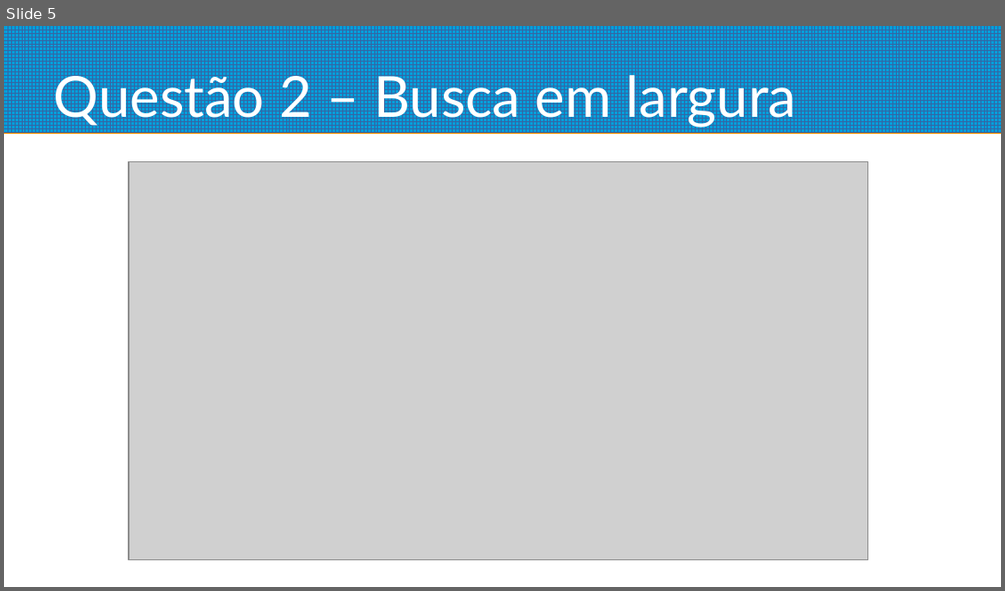
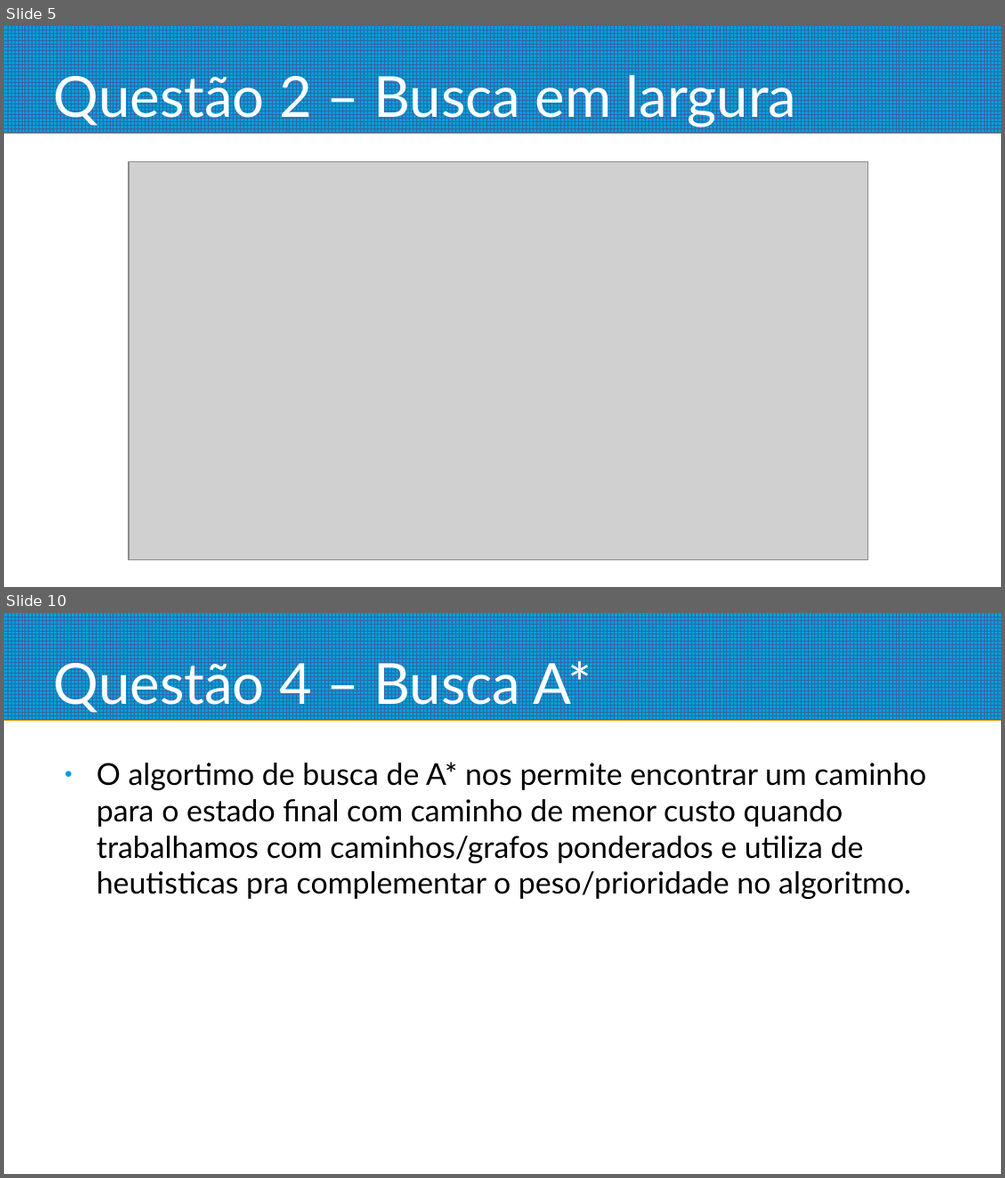
Before and after one commit to krugerleo/cs188, a slide deck: project1/apresentacao.odp. Shown one above the other, each under a label of ours: slide 5 before the commit, slides 5 and 10 after it; the slides between them are not shown. The pictures are 1005x591 and 1005x1178 pixels, drawn with LibreOffice and Linux fonts; fonts in the diff are those of the drawing; grey boxes stand for pictures. Boxes give left, top, right and bottom in pixels: in the first picture for what was removed or moved away, otherwise in the second. Text is boxed around its words. In the diff, an @@ line names an element or a change of style, - is before the commit and + after.

```diff
--- a/project1/apresentacao.odp
+++ b/project1/apresentacao.odp
@@ slide 10 added at [4,613,1001,1174], background #FFFFFF; not listed: 1 template element that a slide beside it also shows @@
@@ title added at [54,655,592,714], 45 pt, text #FFFFFF @@
+Questão 4 – Busca A*
@@ text added at [97,762,926,900], 24 pt, text #000000 @@
+● O algortimo de busca de A* nos permite encontrar um caminho para o estado final com caminho de menor custo quando trabalhamos com caminhos/grafos ponderados e utiliza de heutisticas pra complementar o peso/prioridade no algoritmo.
```
Also in this commit, not shown: 4 slides changed, 8 other slides added, 1 slide removed, 8 other files.
